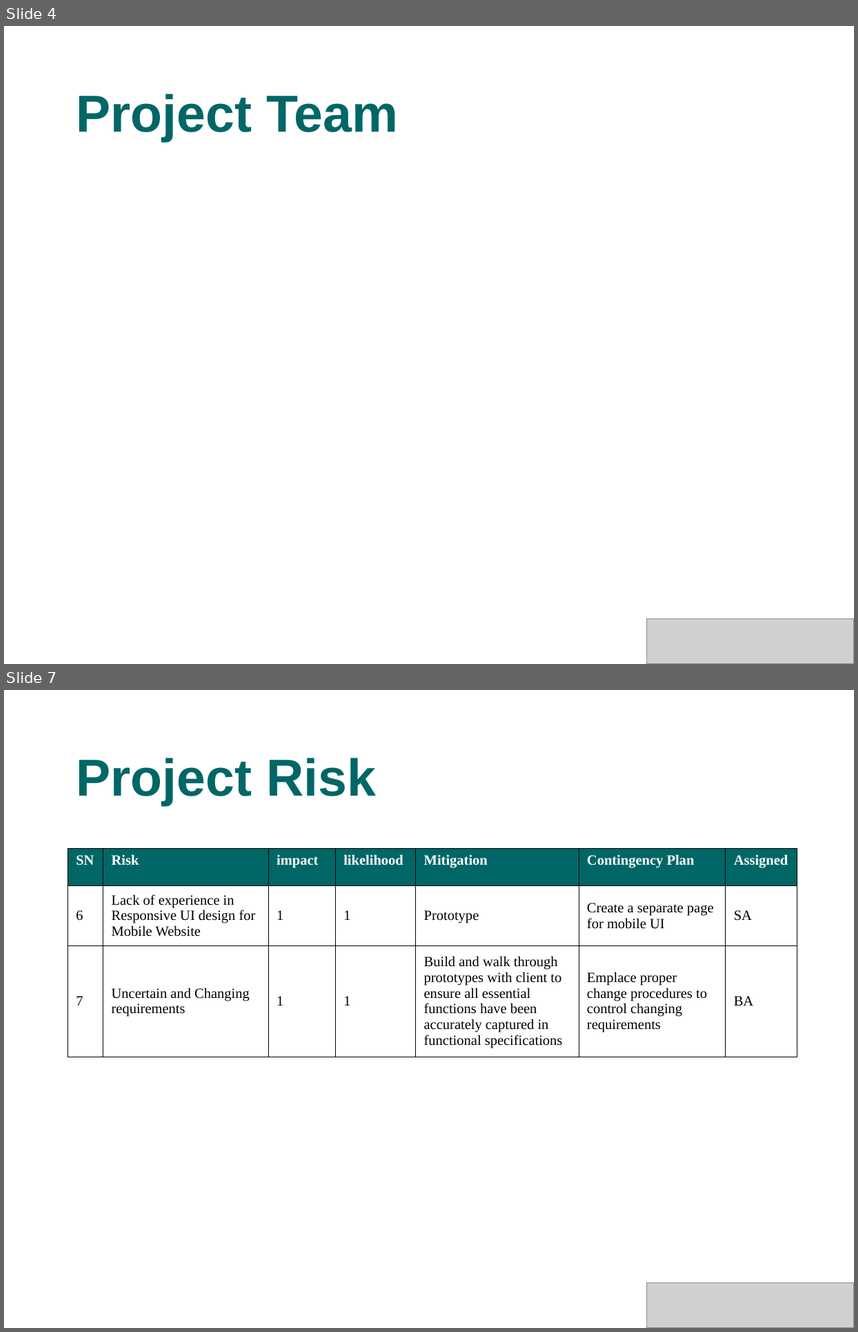
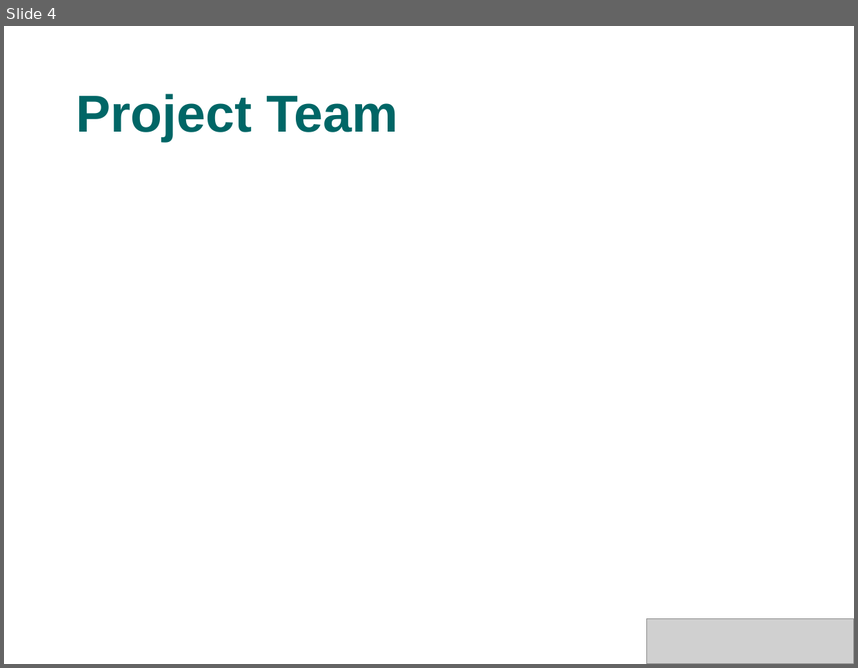
Before and after one commit to s4kshya/leezdr-repository, a slide deck: Exam Paper/MTECH_PROJ/Presentation/phase1.ppt. Shown one above the other, each under a label of ours: slides 4 and 7 before the commit, slide 4 after it; the slides between them are not shown. The pictures are 858x1332 and 858x668 pixels, drawn with LibreOffice and Linux fonts; fonts in the diff are those of the drawing; grey boxes stand for pictures; background and template pictures are left out. Boxes give left, top, right and bottom in pixels: in the first picture for what was removed or moved away, otherwise in the second. Text is boxed around its words. In the diff, an @@ line names an element or a change of style, - is before the commit and + after.

```diff
--- a/Exam Paper/MTECH_PROJ/Presentation/phase1.ppt
+++ b/Exam Paper/MTECH_PROJ/Presentation/phase1.ppt
@@ slide 7 removed at [4, 690, 854, 1328], background picture (left out) @@
@@ title removed at [76, 758, 376, 805] @@
-Project Risk
@@ table removed at [67, 848, 797, 1056], 3 rows, 7 columns @@
-SN | Risk | impact | likelihood | Mitigation | Contingency Plan | Assigned
-6 | Lack of experience in Responsive UI design for Mobile Website | 1 | 1 | Prototype | Create a separate page for mobile UI | SA
-7 | Uncertain and Changing requirements | 1 | 1 | Build and walk through prototypes with client to ensure all essential functions have been accurately captured in functional specifications | Emplace proper change procedures to control changing requirements | BA
@@ picture removed at [646, 1283, 854, 1328] @@
```
Also in this commit, not shown: 6 slides changed, 8 slides added, 1 other slide removed.
